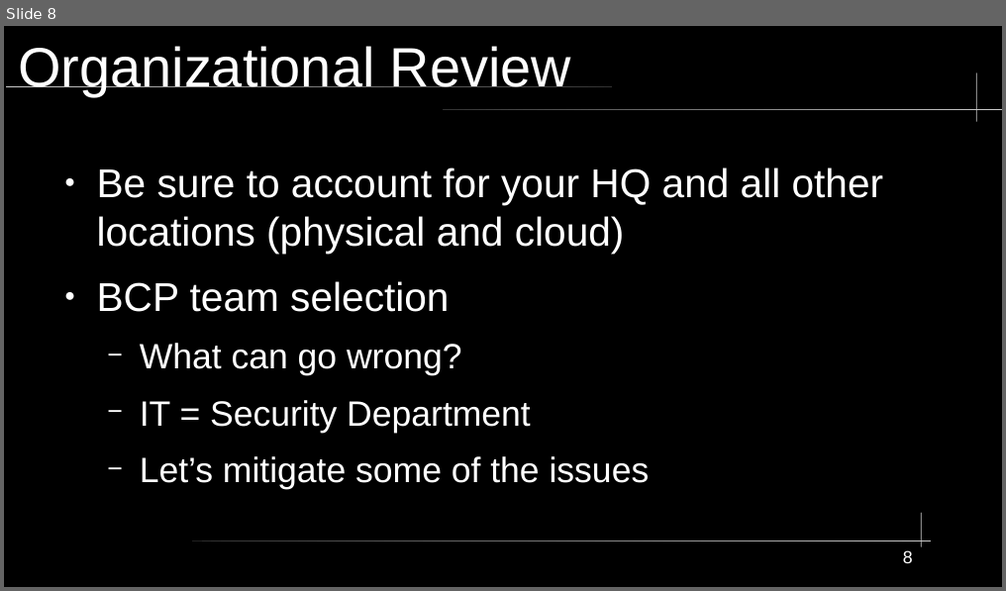
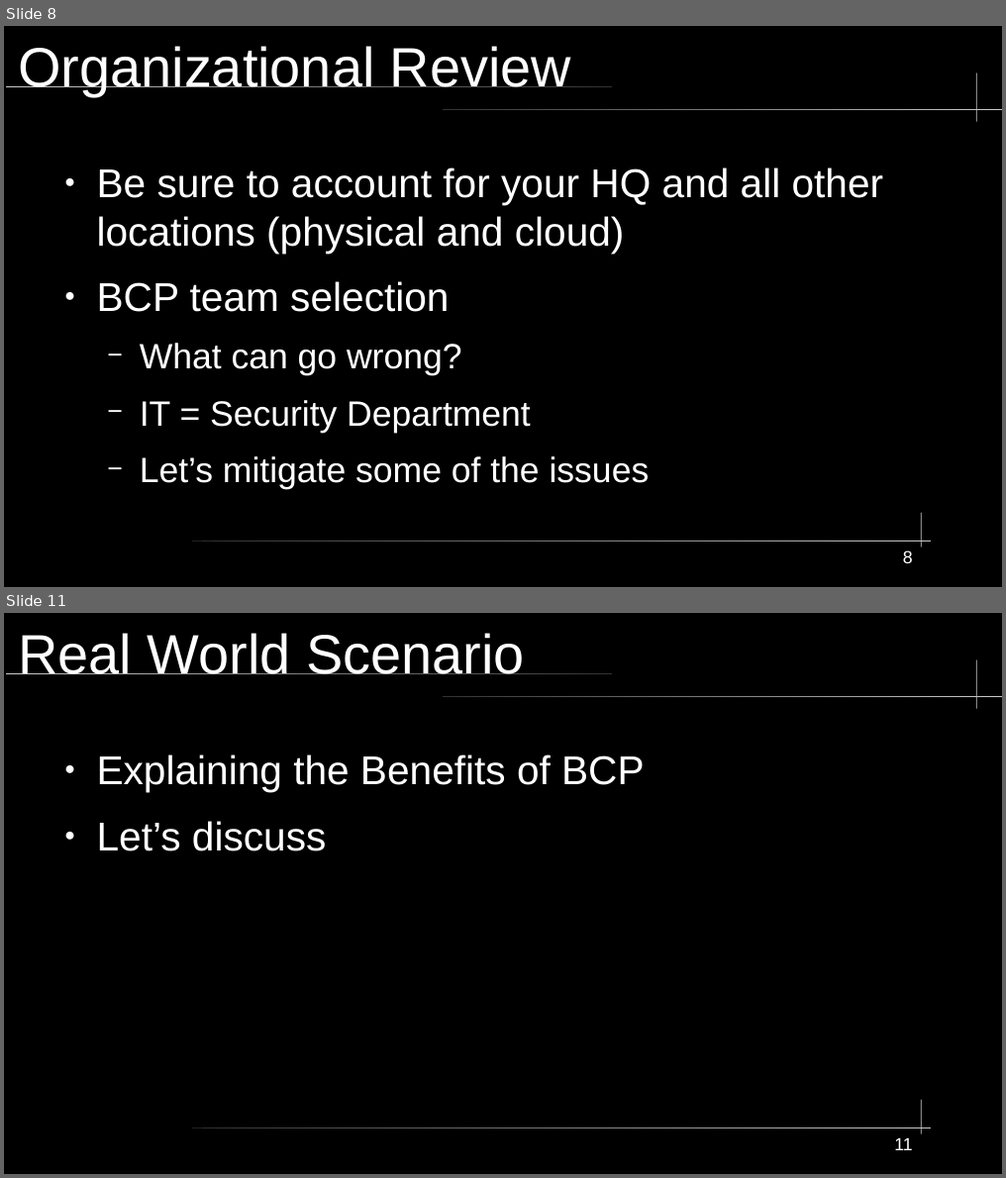
Before and after one commit to City-Colleges-of-Chicago-Cybersecurity/COMPSFI-214, a slide deck: 2026/Spring/powerpoints/Chatper-03-Business-Continuity-Planning.odp. Shown one above the other, each under a label of ours: slide 8 before the commit, slides 8 and 11 after it; the slides between them are not shown. The pictures are 1006x591 and 1006x1178 pixels, drawn with LibreOffice and Linux fonts; fonts in the diff are those of the drawing. Boxes give left, top, right and bottom in pixels: in the first picture for what was removed or moved away, otherwise in the second. Text is boxed around its words. In the diff, an @@ line names an element or a change of style, - is before the commit and + after.

```diff
--- a/2026/Spring/powerpoints/Chatper-03-Business-Continuity-Planning.odp
+++ b/2026/Spring/powerpoints/Chatper-03-Business-Continuity-Planning.odp
@@ slide 11 added at (4, 613, 1002, 1174), background #000000; not listed: 5 template elements that a slide beside it also shows @@
@@ title added at (18, 633, 524, 674), 44 pt, text #FFFFFF @@
+Real World Scenario
@@ text added at (97, 755, 645, 852), 32 pt, text #FFFFFF @@
+● Explaining the Benefits of BCP
+● Let’s discuss
@@ page number added at (894, 1138, 912, 1151), 14 pt, text #FFFFFF @@
+11
```
Also in this commit, not shown: 1 slide changed, 4 other slides added.
